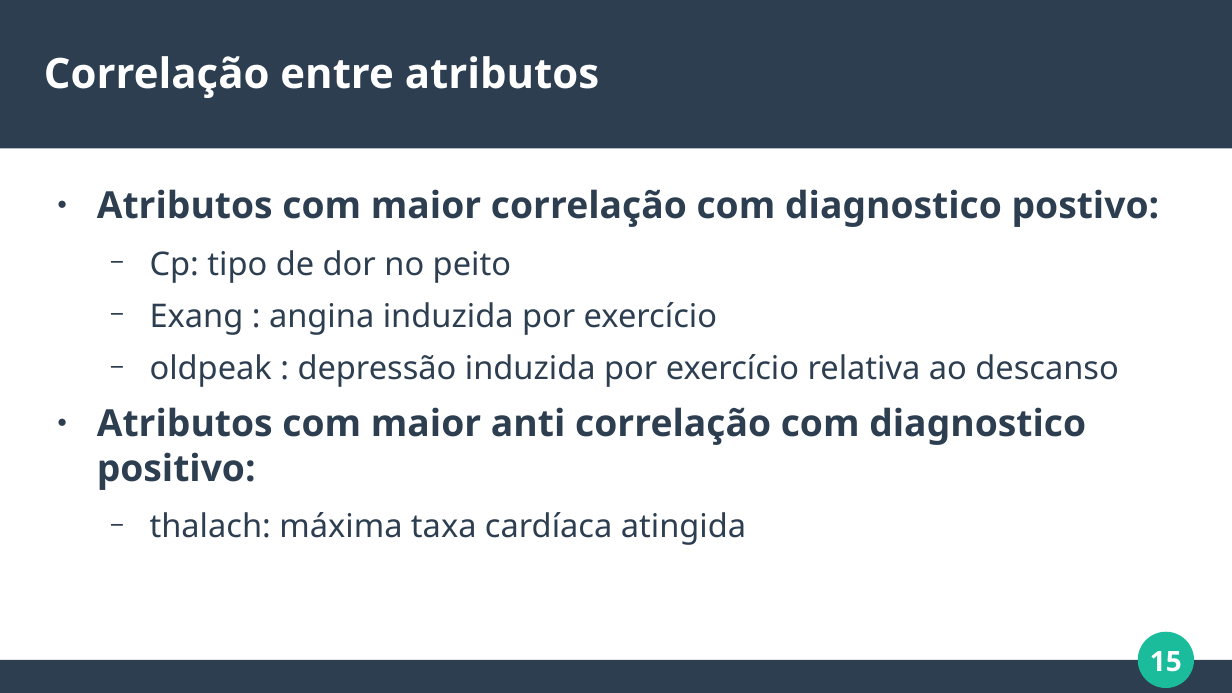
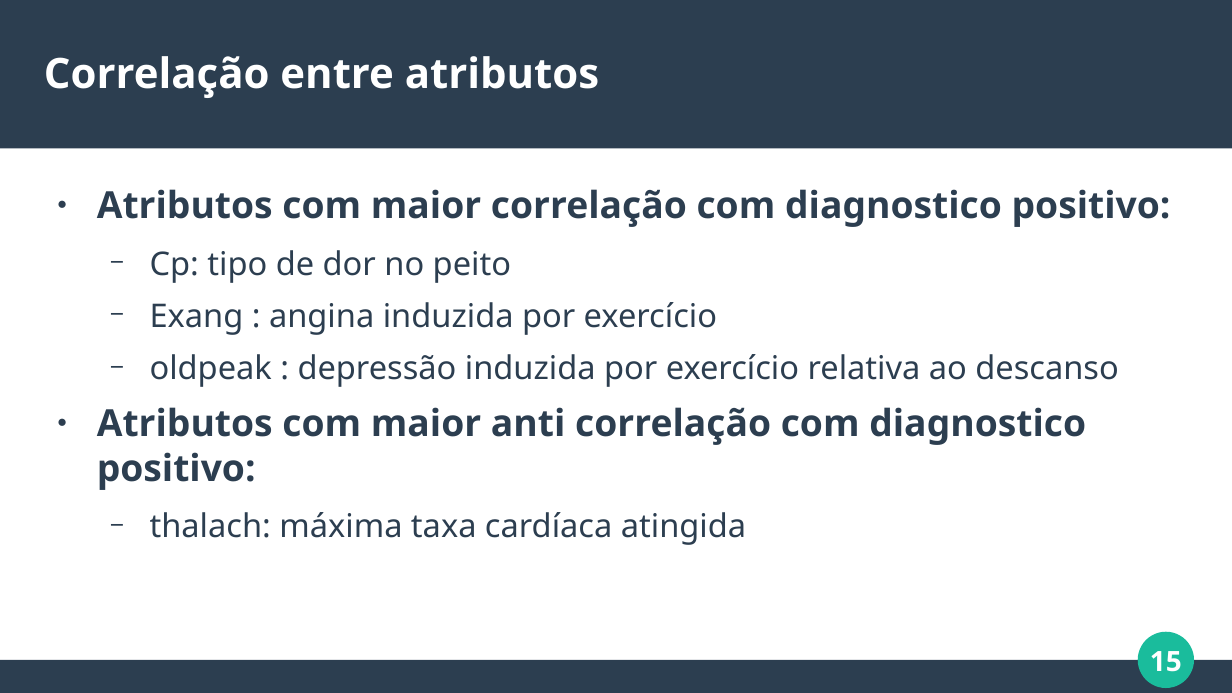
Before and after one commit to gabriel-ferreira-da-silva/Naive-Bayes-On-Heart-Diseases-Data, a slide deck: slide 15 of Slides estatistica.odp. Drawn at 1232x693 pixels with LibreOffice and Linux fonts; fonts in the diff are those of the drawing. Boxes give left, top, right and bottom in pixels: in the first picture for what was removed or moved away, otherwise in the second. Text is boxed around its words. In the diff, an @@ line names an element or a change of style, - is before the commit and + after.

```diff
--- a/Slides estatistica.odp
+++ b/Slides estatistica.odp
@@ text at box(97, 189, 1171, 227): text changed @@
-● Atributos com maior correlação com diagnostico postivo:
+● Atributos com maior correlação com diagnostico positivo:
```
Also in this commit, not shown: 8 other slides changed, 1 slide added, 1 other file.
